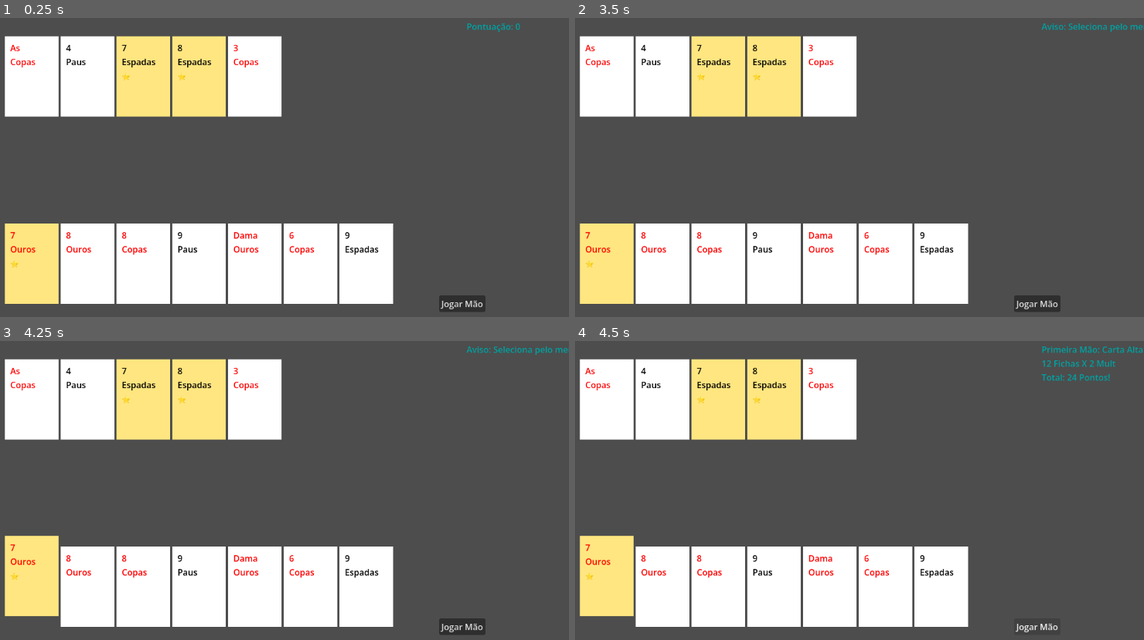
Above: before the commit, frames 1-4 (two rows, left to right).
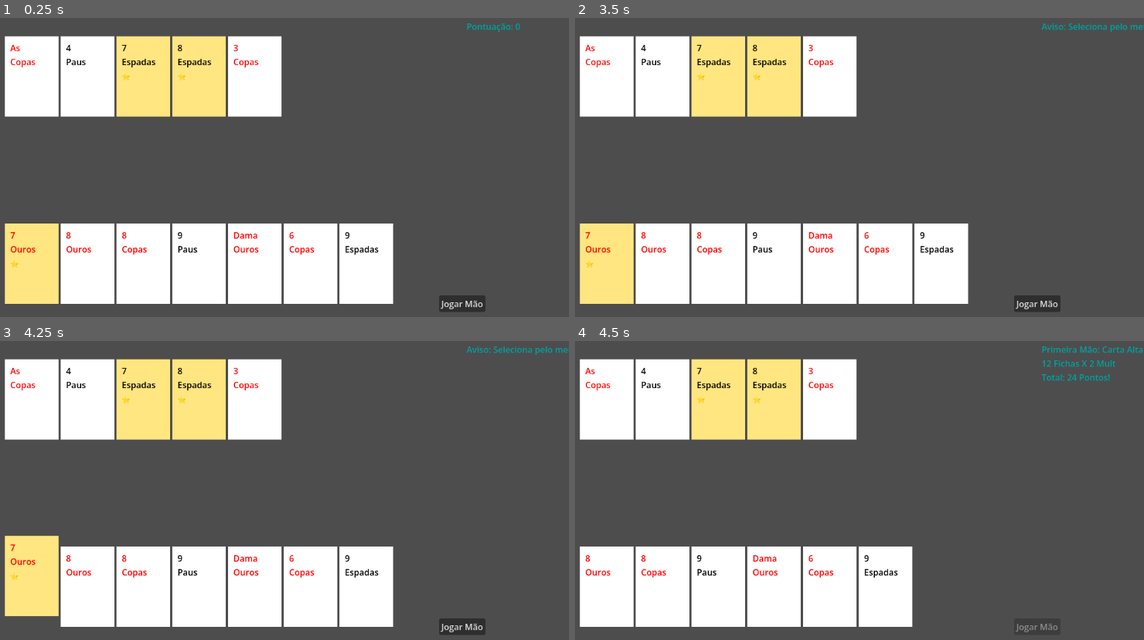
Above: after the commit, the same moments.

Repository: Campos45/des-poker
Game: Godot game, scene res://scenes/main.tscn
The game is run twice, just before and just after one commit, with the same random seed, the same clock (stepped at 60 frames per second) and the same inputs.
Inputs (mouse positions are in pixels of both pictures, inside the frame that each line leads up to):
- Up to frame 1 (0.25 s): no input
- Up to frame 2 (3.5 s): click "Jogar Mão" at 0.5 s; click "Jogar Mão" at 1.25 s; click (609, 263) at 2.02 s; click (609, 263) at 2.77 s
- Up to frame 3 (4.25 s): click (34, 586) at 3.52 s
- Up to frame 4 (4.5 s): click "Jogar Mão" at 4.25 s

Frames 1-3 are identical in both runs. In frame 4, 6.0% of the frame differs, in the area x 0-85%, y 65-98%.

Commit message:
Sprint 8: Destruição e o Fim da Primeira Mão.

Diff:
--- a/scripts/deck.gd
+++ b/scripts/deck.gd
@@ -53,7 +53,7 @@
 		player_display.add_child(new_card_visual)
 		new_card_visual.setup_card(card_data)
 
-# Atualizar o botão para ler as duas prateleiras
+# Atualizar o botão para ler as duas prateleiras e destruir as cartas usadas
 func _on_play_button_pressed():
 	var selected_cards = []
 
@@ -75,10 +75,23 @@
 		score_label.text = "Aviso: Seleciona pelo menos 1 carta!"
 		return
 
-	# Enviar para o avaliador
+	# 1. Calcular a Primeira Mão
 	var hand_data = HandEvaluator.evaluate_5_card_hand(selected_cards)
 	var score_data = HandEvaluator.calculate_score(hand_data)
 
 	score_label.text = "Primeira Mão: " + hand_data["name"] + "\n"
 	score_label.text += str(score_data["chips"]) + " Fichas X " + str(score_data["mult"]) + " Mult\n"
 	score_label.text += "Total: " + str(score_data["total"]) + " Pontos!"
+
+	# 2. DESTRUIR AS CARTAS USADAS DA MÃO DO JOGADOR
+	for card_visual in player_display.get_children():
+		if card_visual.is_selected:
+			card_visual.queue_free() # Magia do Godot: Elimina o objeto do jogo!
+
+	# 3. BAIXAR AS CARTAS COMUNITÁRIAS USADAS (Para não ficarem levantadas)
+	for card_visual in community_display.get_children():
+		if card_visual.is_selected:
+			card_visual.toggle_selection()
+
+	# 4. Desativar o botão para não podermos clicar outra vez nesta ronda
+	play_button.disabled = true
